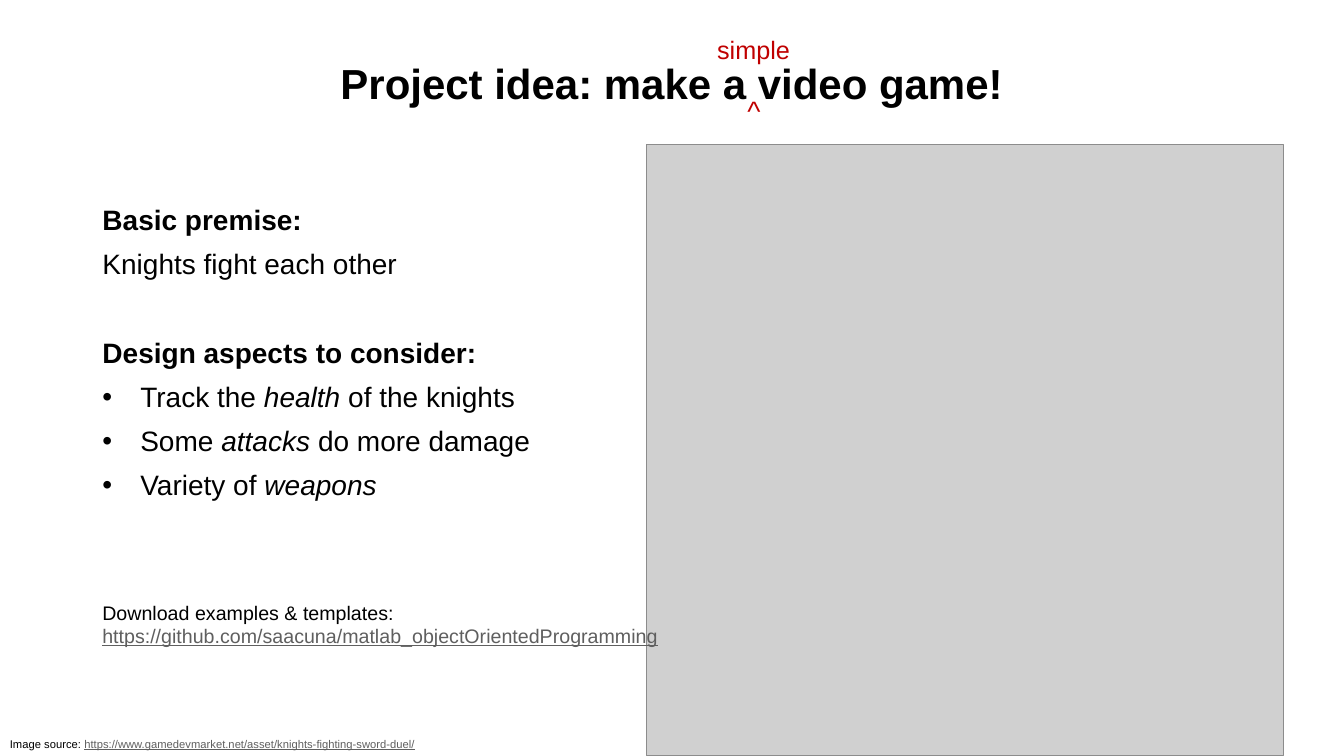
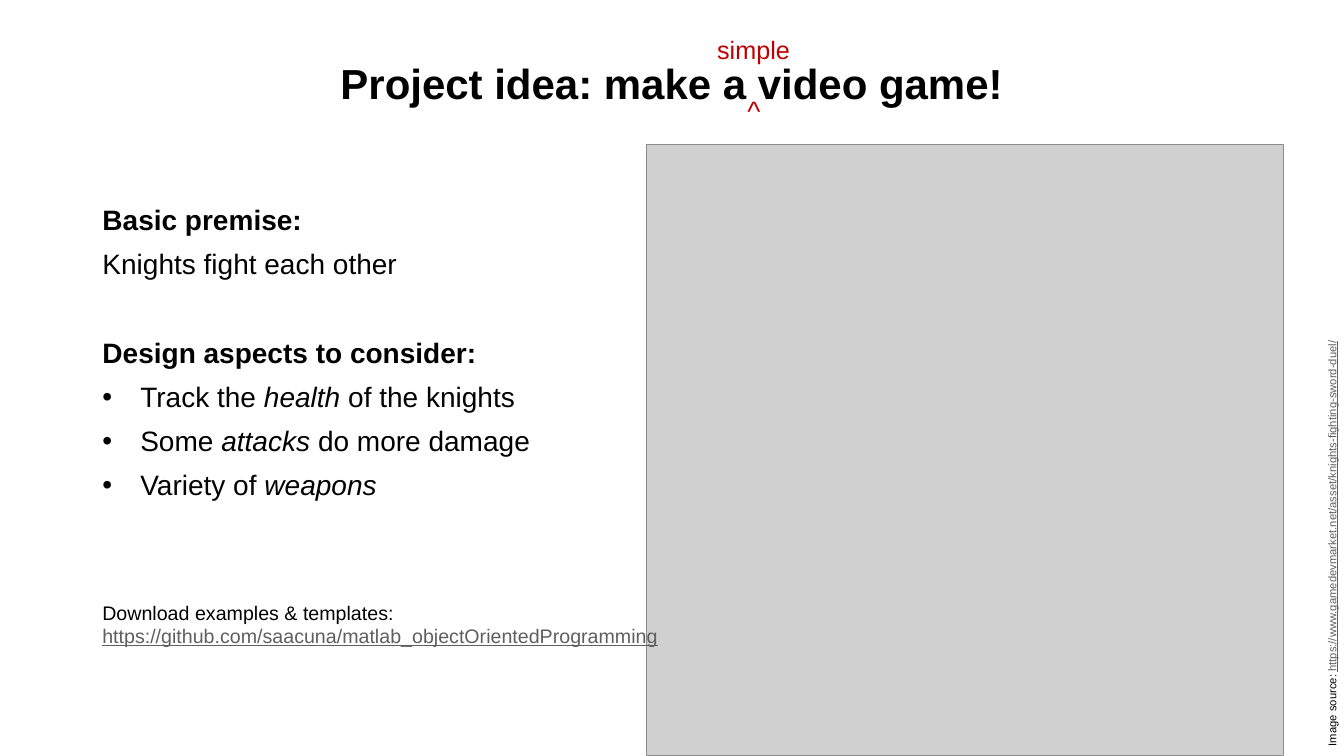
Before and after one commit to j-d-roth/tutorial_matlabClasses, a slide deck: slide 2 of introduction_matlabObjectOrientedProgramming.pptx. Drawn at 1344x756 pixels with LibreOffice and Linux fonts; fonts in the diff are those of the drawing; grey boxes stand for pictures. Boxes give left, top, right and bottom in pixels: in the first picture for what was removed or moved away, otherwise in the second. Text is boxed around its words. In the diff, an @@ line names an element or a change of style, - is before the commit and + after.

```diff
--- a/introduction_matlabObjectOrientedProgramming.pptx
+++ b/introduction_matlabObjectOrientedProgramming.pptx
@@ text "Image source: https://www.gamedevmarket.net/asset/knights-fi ..." moved from (x1=10, y1=740, x2=414, y2=750) to (x1=1326, y1=374, x2=1338, y2=745) @@
@@ text "Image source: https://www.gamedevmarket.net/asset/knights-fi ..." at (x1=1326, y1=374, x2=1338, y2=745): rotation 0 to 270 degrees @@
```
Also in this commit, not shown: 1 other slide changed, 3 slides added, 8 other files.
